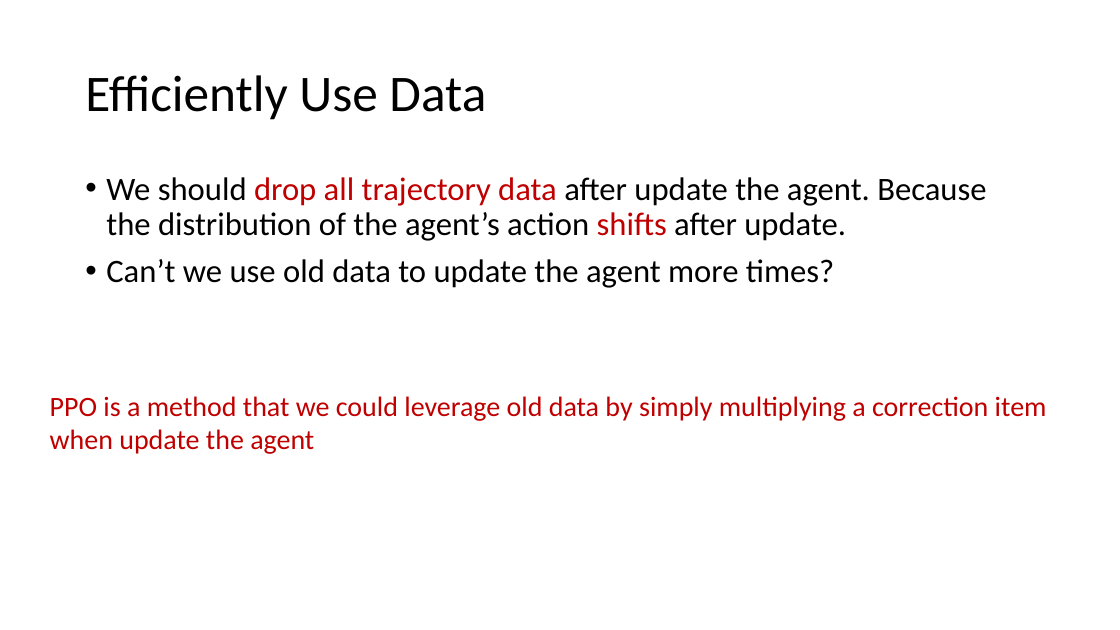
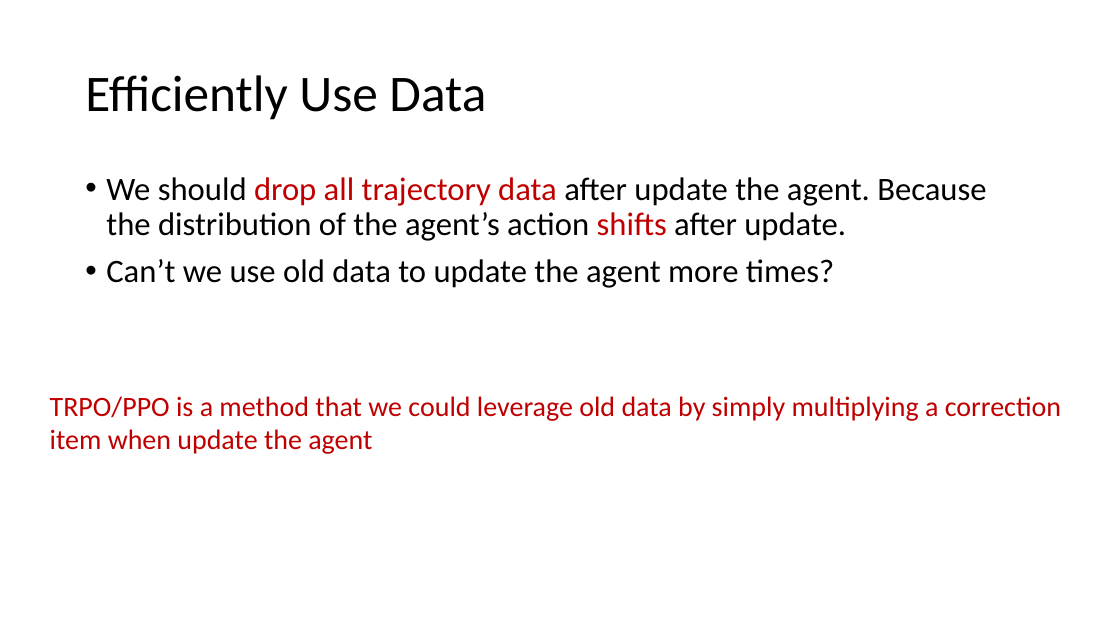
Before and after one commit to nthu-datalab/ml, a slide deck: slide 17 of labs/15_Deep-Reinforcement-Learning/Flappy_Bird_Frame-Based_Policy_Gradient.pptx. Drawn at 1120x630 pixels with LibreOffice and Linux fonts; fonts in the diff are those of the drawing. Boxes give left, top, right and bottom in pixels: in the first picture for what was removed or moved away, otherwise in the second. Text is boxed around its words. In the diff, an @@ line names an element or a change of style, - is before the commit and + after.

```diff
--- a/labs/15_Deep-Reinforcement-Learning/Flappy_Bird_Frame-Based_Policy_Gradient.pptx
+++ b/labs/15_Deep-Reinforcement-Learning/Flappy_Bird_Frame-Based_Policy_Gradient.pptx
@@ text at <box>50,396,1061,454</box>: text changed @@
-PPO is a method that we could leverage old data by simply multiplying a correction item when update the agent
+TRPO/PPO is a method that we could leverage old data by simply multiplying a correction item when update the agent
```
Also in this commit, not shown: 1 slide added, 1 slide removed, 1 other file.
